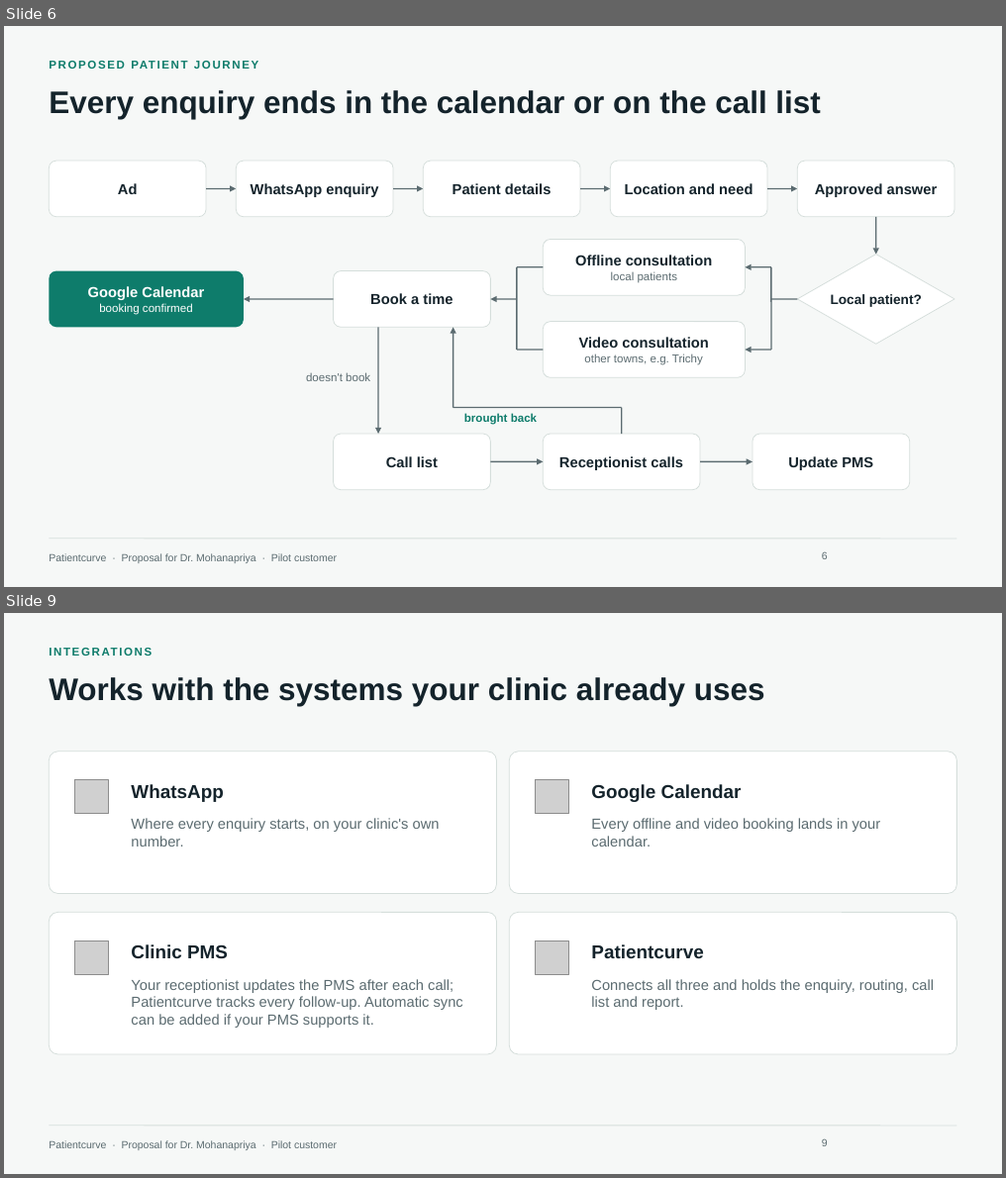
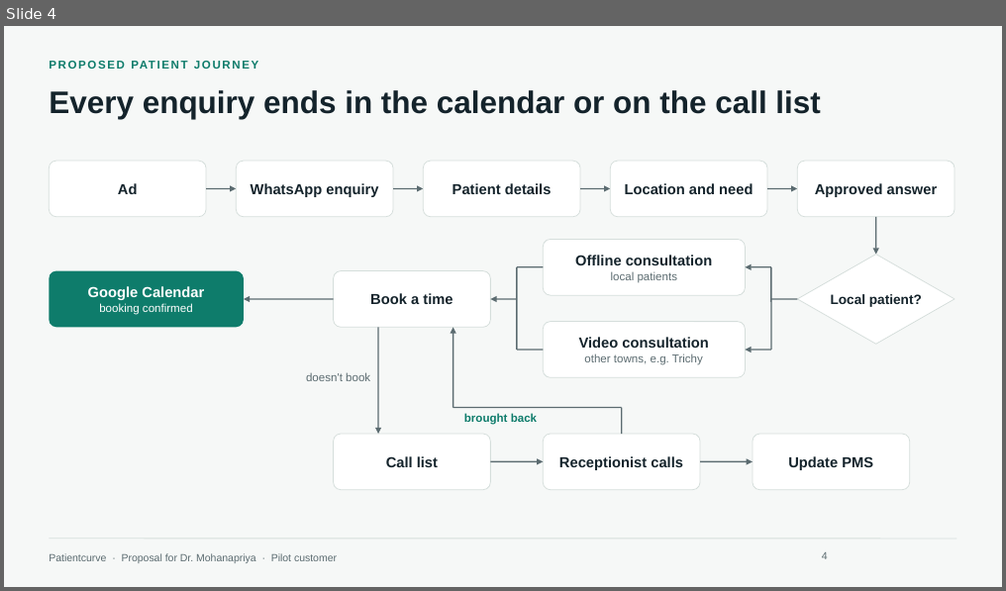
Before and after one commit to HARRISHG/staff-chat-flow, a slide deck: Patientcurve-Proposal-Dr-Mohanapriya.pptx. Shown one above the other, each under a label of ours: slides 6 and 9 before the commit, slide 4 after it; the slides between them are not shown. The pictures are 1006x1178 and 1006x591 pixels, drawn with LibreOffice and Linux fonts; fonts in the diff are those of the drawing; grey boxes stand for pictures; background and template pictures are left out. Boxes give left, top, right and bottom in pixels: in the first picture for what was removed or moved away, otherwise in the second. Text is boxed around its words. In the diff, an @@ line names an element or a change of style, - is before the commit and + after.

```diff
--- a/Patientcurve-Proposal-Dr-Mohanapriya.pptx
+++ b/Patientcurve-Proposal-Dr-Mohanapriya.pptx
@@ slide 9 removed at (x1=4, y1=613, x2=1002, y2=1174), background #F6F8F7; not listed: 2 template elements that a slide beside it also shows @@
@@ text removed at (x1=49, y1=645, x2=954, y2=666) @@
-INTEGRATIONS
@@ title removed at (x1=49, y1=677, x2=765, y2=706) @@
-Works with the systems your clinic already uses
@@ rounded rectangle removed at (x1=49, y1=752, x2=497, y2=894) @@
@@ rounded rectangle removed at (x1=509, y1=752, x2=957, y2=894) @@
@@ picture removed at (x1=75, y1=780, x2=109, y2=814) @@
@@ text removed at (x1=131, y1=784, x2=223, y2=802) @@
-WhatsApp
@@ picture removed at (x1=536, y1=780, x2=569, y2=814) @@
@@ text removed at (x1=591, y1=784, x2=742, y2=802) @@
-Google Calendar
@@ text removed at (x1=131, y1=818, x2=440, y2=847) @@
-Where every enquiry starts, on your clinic's own number.
@@ text removed at (x1=591, y1=818, x2=881, y2=847) @@
-Every offline and video booking lands in your calendar.
@@ rounded rectangle removed at (x1=49, y1=912, x2=497, y2=1055) @@
@@ rounded rectangle removed at (x1=509, y1=912, x2=957, y2=1055) @@
@@ picture removed at (x1=75, y1=941, x2=109, y2=974) @@
@@ text removed at (x1=131, y1=945, x2=228, y2=959) @@
-Clinic PMS
@@ picture removed at (x1=536, y1=941, x2=569, y2=974) @@
@@ text removed at (x1=591, y1=945, x2=703, y2=959) @@
-Patientcurve
@@ text removed at (x1=131, y1=979, x2=463, y2=1028) @@
-Your receptionist updates the PMS after each call; Patientcurve tracks every follow-up. Automatic sync can be added if your PMS supports it.
@@ text removed at (x1=591, y1=979, x2=934, y2=1010) @@
-Connects all three and holds the enquiry, routing, call list and report.
@@ page number removed at (x1=822, y1=1140, x2=828, y2=1147) @@
-9
@@ what was slide 6 is now slide 4 @@
@@ page number at (x1=822, y1=553, x2=828, y2=560): text changed @@
-6
+4
```
Also in this commit, not shown: 2 slides changed, 3 slides added, 9 other slides removed, 1 other file.
